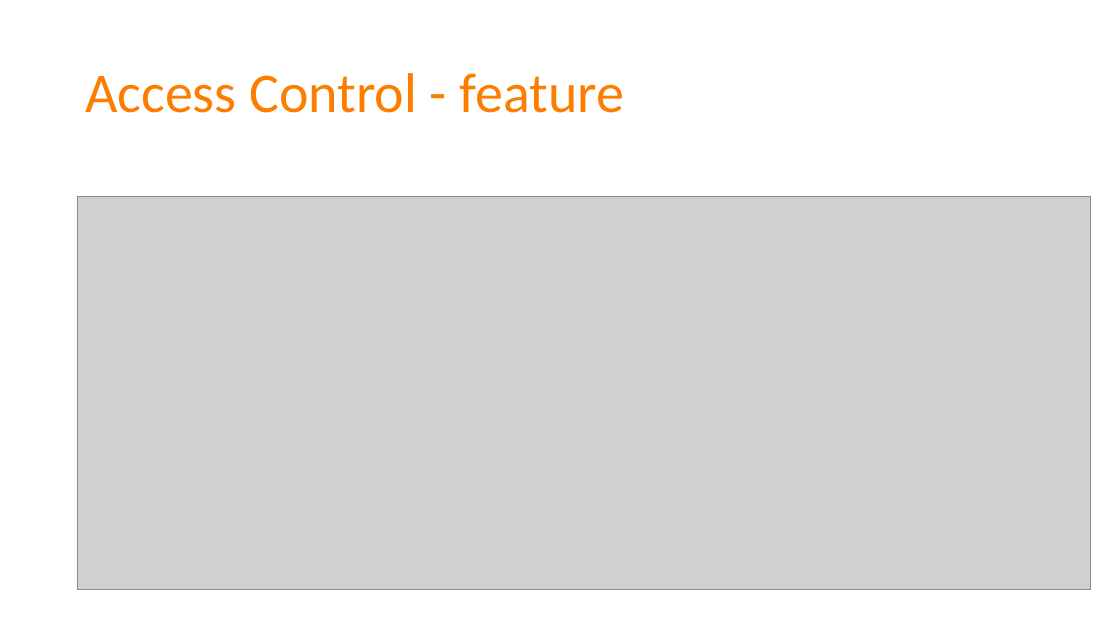
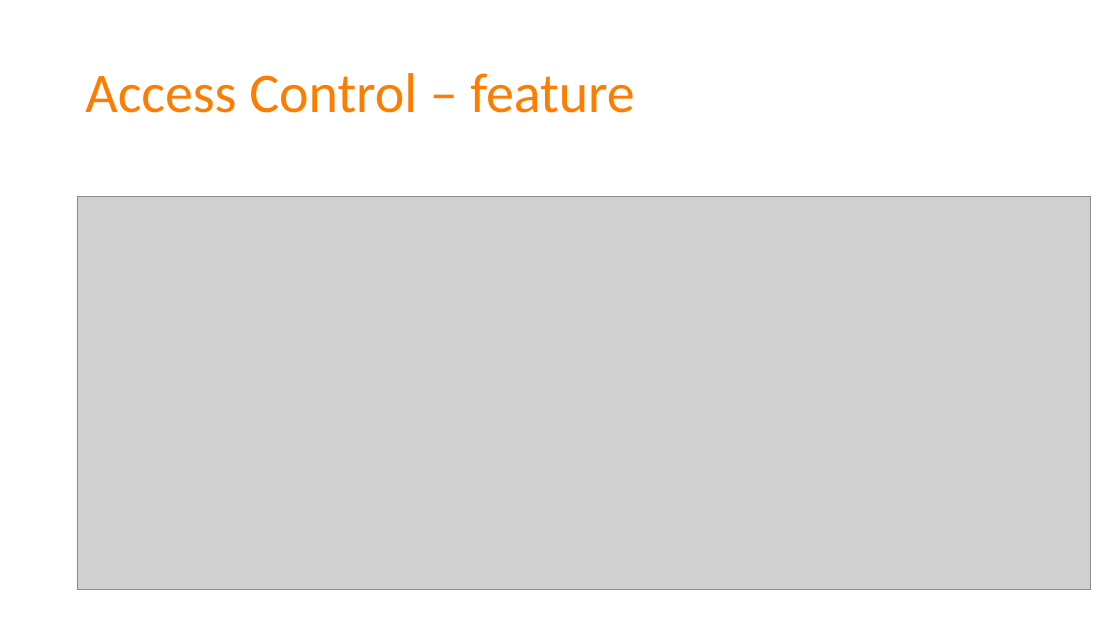
Before and after one commit to spetryjohnson/Talk---Dont-Write-Secure-Code-Design-Secure-Systems, a slide deck: slide 42 of Secure Systems - CodeMash 2017.pptx. Drawn at 1120x630 pixels with LibreOffice and Linux fonts; fonts in the diff are those of the drawing; grey boxes stand for pictures. Boxes give left, top, right and bottom in pixels: in the first picture for what was removed or moved away, otherwise in the second. Text is boxed around its words. In the diff, an @@ line names an element or a change of style, - is before the commit and + after.

Commit message:
Started Access Control narrative and PPT

```diff
--- a/Secure Systems - CodeMash 2017.pptx
+++ b/Secure Systems - CodeMash 2017.pptx
@@ title at [85, 73, 634, 113]: text changed @@
-Access Control - feature
+Access Control – feature
```
Also in this commit, not shown: 2 other slides changed, 4 slides added, 1 other file.
